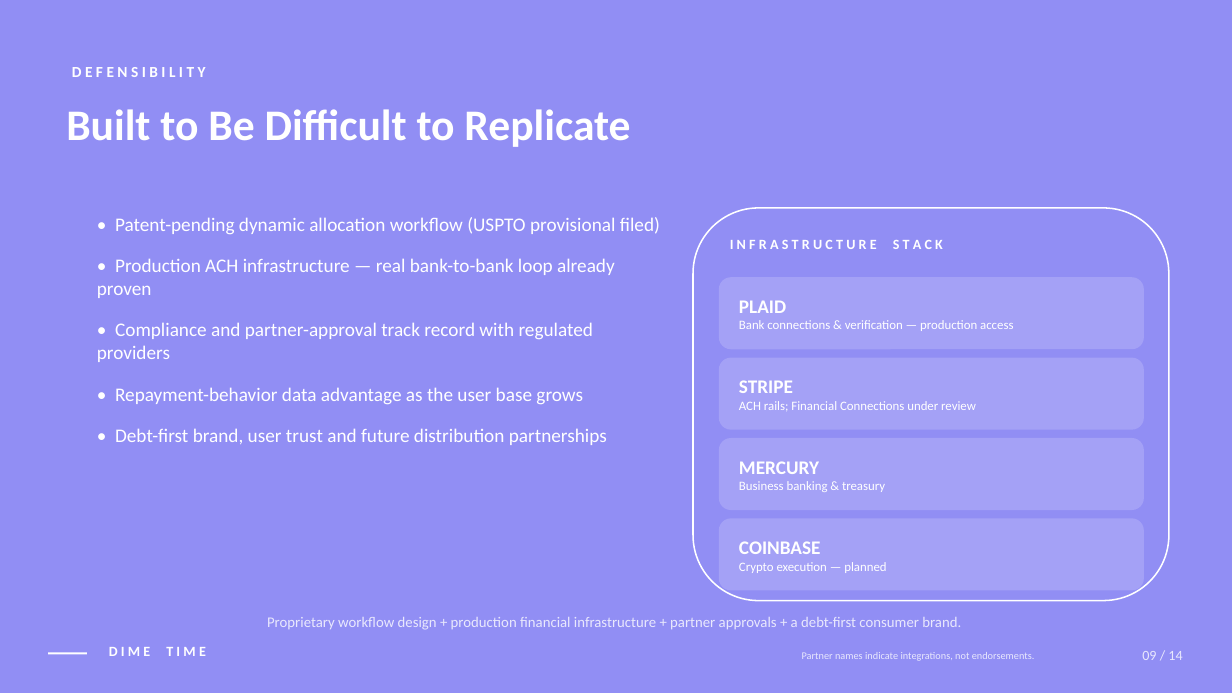
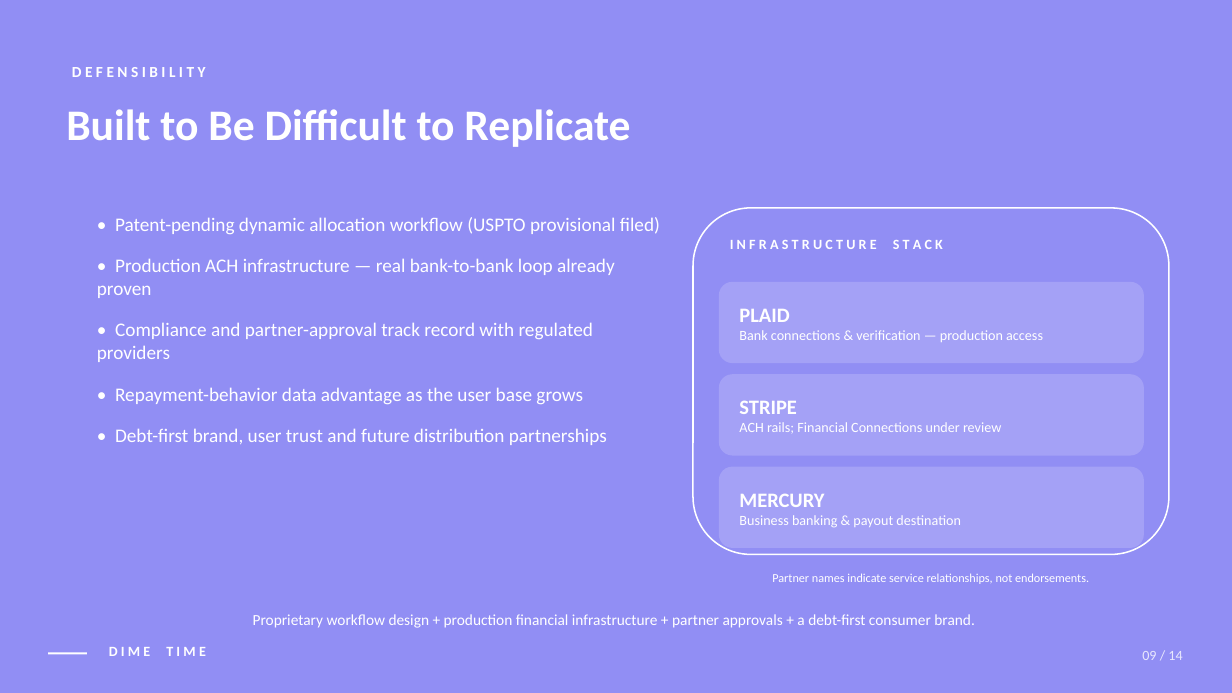
Before and after one commit to Dime-Time/Dime-Time-Technologies, a slide deck: slide 9 of attached_assets/pitch-deck-slides/dime-time-pitch-deck-with-ip.pptx. Drawn at 1232x693 pixels with LibreOffice and Linux fonts; fonts in the diff are those of the drawing. Boxes give left, top, right and bottom in pixels: in the first picture for what was removed or moved away, otherwise in the second. Text is boxed around its words. In the diff, an @@ line names an element or a change of style, - is before the commit and + after.

```diff
--- a/attached_assets/pitch-deck-slides/dime-time-pitch-deck-with-ip.pptx
+++ b/attached_assets/pitch-deck-slides/dime-time-pitch-deck-with-ip.pptx
@@ rounded rectangle: place and size @@
-rounded rectangle at box(693, 208, 1169, 601)
+rounded rectangle at box(693, 208, 1169, 555)
@@ rounded rectangle "PLAID": place and size @@
-rounded rectangle "PLAID" at box(719, 277, 1144, 349)
+rounded rectangle "PLAID" at box(719, 282, 1144, 363)
@@ rounded rectangle "PLAID" at box(719, 282, 1144, 363): size 15 to 16 pt in "PLAID"; size 10 to 11 pt @@
@@ rounded rectangle "STRIPE": place and size @@
-rounded rectangle "STRIPE" at box(719, 358, 1144, 430)
+rounded rectangle "STRIPE" at box(719, 374, 1144, 456)
@@ rounded rectangle "STRIPE" at box(719, 374, 1144, 456): size 15 to 16 pt in "STRIPE"; size 10 to 11 pt in "ACH rails; Financial Connections under review" @@
@@ rounded rectangle "MERCURY": place and size @@
-rounded rectangle "MERCURY" at box(719, 438, 1144, 510)
+rounded rectangle "MERCURY" at box(719, 467, 1144, 548)
@@ text in rounded rectangle at box(739, 494, 824, 507): size 15 to 16 pt in "MERCURY" @@
@@ rounded rectangle removed at box(719, 518, 1144, 591) @@
-COINBASE
-Crypto execution — planned
@@ text in rounded rectangle at box(739, 515, 961, 527): text changed; size 10 to 11 pt @@
-Business banking & treasury
+Business banking & payout destination
@@ text at box(772, 573, 1089, 584): text changed; size 8 to 9.5 pt; text colour #E9E8FD to #FFFFFF @@
-Partner names indicate integrations, not endorsements.
+Partner names indicate service relationships, not endorsements.
@@ text "Proprietary workflow design + production ..." at box(253, 614, 974, 628): size 11.5 to 12 pt, text colour #E9E8FD to #FFFFFF @@
```
Also in this commit, not shown: 9 other slides changed, 17 other files.
